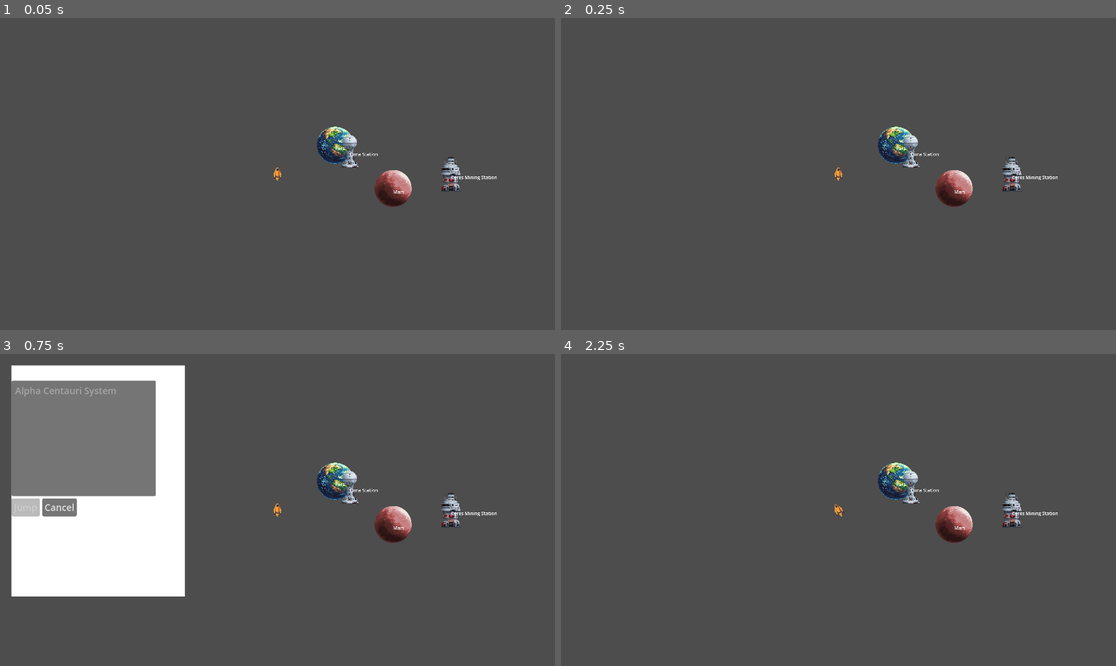
Above: before the commit, frames 1-4 (two rows, left to right).
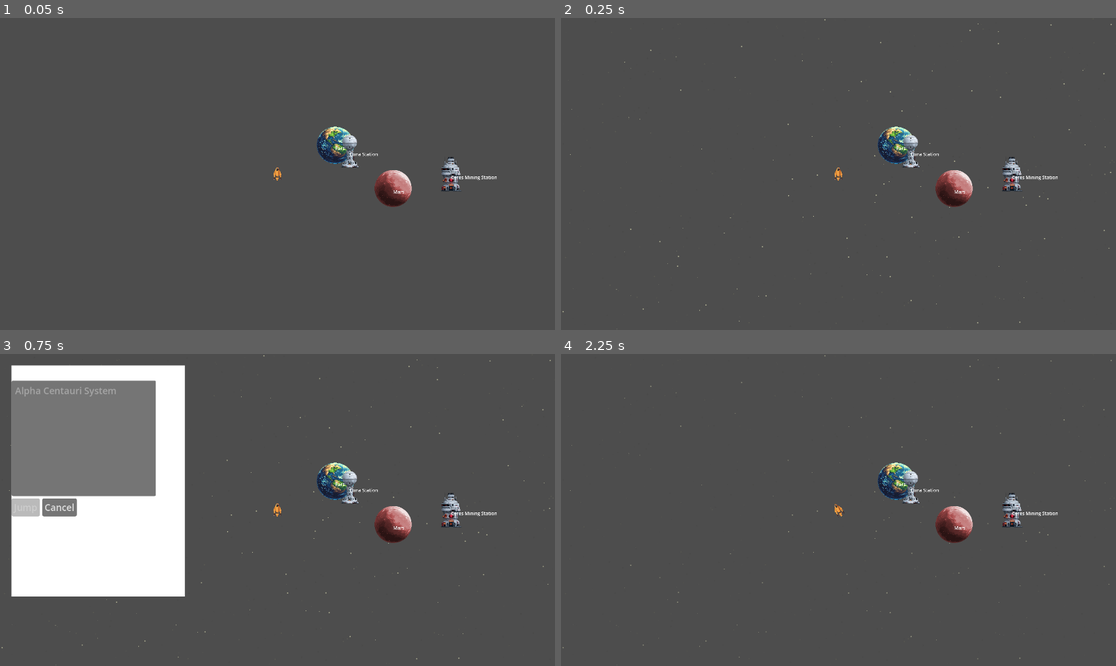
Above: after the commit, the same moments.

Repository: krets/GN_Prototype
Game: Godot game, scene res://scenes/Main.tscn
Two runs of this game, one before a commit and one after it. Both use one fixed random seed, a clock stepped at 60 frames per second and the inputs below.
Inputs:
- Up to frame 1 (0.05 s): no input
- Up to frame 2 (0.25 s): no input
- Up to frame 3 (0.75 s): tap Enter at 0.5 s; hold Right (turn_right) from 0.53 s (still down); hold H (hyperspace) from 0.53 s (still down)
- Up to frame 4 (2.25 s): release Right (turn_right) at 1.25 s; release H (hyperspace) at 1.25 s; click "Cancel" at 1.25 s; tap Space (interact) at 2, 2.1 s; hold Left (turn_left) from 2.03 s (still down)

Frame 1 is identical in both runs. In frame 2, less than 0.1% of the frame differs, in the area x 0-100%, y 0-100%; in frame 3, less than 0.1%; in frame 4, less than 0.1%.

Commit message:
Starfield v1 added
Like the title says.

Diff:
--- a/data/universe.json
+++ b/data/universe.json
@@ -5,6 +5,16 @@
 	  "description": "The birthplace of humanity",
 	  "background": "res://backgrounds/sol_nebula.png",
 	  "connections": ["alpha_centauri"],
+	  "starfield": {
+		"layer_count": 3,
+		"base_density": 150,
+		"base_color": "#FFFFCC",
+		"parallax_speeds": [0.0, -0.5, -1],
+		"brightness_falloff": [1.0, 0.5, 0.2],
+		"size_range": [1.0, 4.0],
+		"twinkle_enabled": true,
+		"colored_stars": false
+	  },
 	  "celestial_bodies": [
 		{
 		  "id": "earth",
@@ -65,6 +75,17 @@
 	  "description": "Humanity's first interstellar colony",
 	  "background": "res://backgrounds/alpha_centauri_nebula.png",
 	  "connections": ["sol_system"],
+	  "starfield": {
+		"layer_count": 5,
+		"base_density": 200,
+		"base_color": "#CCCCFF",
+		"parallax_speeds": [0.0, 0.2, 0.4, 0.7, 1.0],
+		"brightness_falloff": [1.0, 0.9, 0.7, 0.5, 0.3],
+		"size_range": [1.0, 4.0],
+		"twinkle_enabled": true,
+		"colored_stars": true,
+		"star_colors": ["#FFFFFF", "#CCCCFF", "#FFCCCC", "#CCFFCC"]
+	  },
 	  "celestial_bodies": [
 		{
 		  "id": "proxima_b",
--- /dev/null
+++ b/scripts/StarfieldManager.gd
@@ -0,0 +1,194 @@
+# =============================================================================
+# STARFIELD MANAGER - Handles procedural parallax starfield generation
+# =============================================================================
+# StarfieldManager.gd
+extends Node2D
+class_name StarfieldManager
+
+@export var viewport_size: Vector2 = Vector2(2048, 2048)  # Size of star generation area
+@export var buffer_zone: float = 512.0  # Extra area around viewport
+
+var starfield_layers: Array[Node2D] = []
+var current_config: Dictionary = {}
+var player_reference: Node2D = null
+
+# Default starfield configuration
+var default_config = {
+	"layer_count": 4,
+	"base_density": 100,  # Stars per 1000x1000 area on closest layer
+	"base_color": "#FFFFFF",
+	"parallax_speeds": [1.0, 0.7, 0.4, 0.2],  # Speed multipliers per layer (closest to farthest)
+	"brightness_falloff": [1.0, 0.8, 0.6, 0.4],  # Brightness per layer
+	"size_range": [1.0, 3.0],  # Min/max star size
+	"twinkle_enabled": false,
+	"colored_stars": false,
+	"star_colors": ["#FFFFFF", "#FFFFAA", "#AAAAFF", "#FFAAAA"]
+}
+
+func _ready():
+	# Wait for player to be available
+	await get_tree().create_timer(0.1).timeout
+	player_reference = UniverseManager.player_ship
+
+	if player_reference:
+		setup_starfield()
+
+	# Listen for system changes
+	UniverseManager.system_changed.connect(_on_system_changed)
+
+func _process(delta):
+	if player_reference and starfield_layers.size() > 0:
+		update_parallax()
+
+func setup_starfield():
+	var system_data = UniverseManager.get_current_system()
+	current_config = merge_configs(default_config, system_data.get("starfield", {}))
+
+	clear_starfield()
+	generate_starfield_layers()
+
+func merge_configs(base: Dictionary, override: Dictionary) -> Dictionary:
+	var merged = base.duplicate(true)
+	for key in override:
+		merged[key] = override[key]
+	return merged
+
+func clear_starfield():
+	for layer in starfield_layers:
+		layer.queue_free()
+	starfield_layers.clear()
+
+func generate_starfield_layers():
+	var layer_count = current_config.layer_count
+
+	for i in range(layer_count):
+		var layer = Node2D.new()
+		layer.name = "StarLayer_" + str(i)
+		add_child(layer)
+		starfield_layers.append(layer)
+
+		generate_stars_for_layer(layer, i)
+
+func generate_stars_for_layer(layer: Node2D, layer_index: int):
+	var layer_count = current_config.layer_count
+	var base_density = current_config.base_density
+	var parallax_speeds = current_config.get("parallax_speeds", default_config.parallax_speeds)
+	var brightness_values = current_config.get("brightness_falloff", default_config.brightness_falloff)
+
+	# Calculate density for this layer (deeper layers have more stars)
+	var depth_multiplier = 1.0 + (layer_index * 0.5)  # Each layer back gets 50% more stars
+	var layer_density = base_density * depth_multiplier
+
+	# Calculate area and number of stars
+	var area = viewport_size.x * viewport_size.y
+	var star_count = int((area / 1000000.0) * layer_density)  # Normalize to 1000x1000 area
+
+	# Get brightness for this layer
+	var brightness = brightness_values[layer_index] if layer_index < brightness_values.size() else 0.2
+
+	# Generate stars
+	for i in range(star_count):
+		create_star(layer, layer_index, brightness)
+
+func create_star(layer: Node2D, layer_index: int, brightness: float):
+	var star = Node2D.new()
+	var sprite = Sprite2D.new()
+
+	# Create star texture procedurally
+	var star_texture = create_star_texture(layer_index, brightness)
+	sprite.texture = star_texture
+
+	# Random position within expanded viewport
+	var half_size = viewport_size * 0.5
+	var buffer = buffer_zone
+	star.position = Vector2(
+		randf_range(-half_size.x - buffer, half_size.x + buffer),
+		randf_range(-half_size.y - buffer, half_size.y + buffer)
+	)
+
+	# Random rotation for visual variety
+	star.rotation = randf() * TAU
+
+	# Add twinkle animation if enabled
+	if current_config.get("twinkle_enabled", false):
+		add_twinkle_animation(sprite, layer_index)
+
+	star.add_child(sprite)
+	layer.add_child(star)
+
+func create_star_texture(layer_index: int, brightness: float) -> ImageTexture:
+	var size_range = current_config.get("size_range", default_config.size_range)
+	var star_size = int(randf_range(size_range[0], size_range[1]))
+
+	# Ensure minimum size of 1
+	star_size = max(1, star_size)
+
+	var image = Image.create(star_size * 2, star_size * 2, false, Image.FORMAT_RGBA8)
+	var center = Vector2(star_size, star_size)
+
+	# Get star color
+	var star_color = get_star_color(layer_index, brightness)
+
+	# Draw star (simple filled circle)
+	for x in range(star_size * 2):
+		for y in range(star_size * 2):
+			var distance = Vector2(x, y).distance_to(center)
+			if distance <= star_size:
+				# Create soft edge with alpha falloff
+				var alpha = 1.0 - (distance / star_size)
+				alpha = clamp(alpha, 0.0, 1.0)
+
+				var pixel_color = star_color
+				pixel_color.a = alpha * brightness
+				image.set_pixel(x, y, pixel_color)
+
+	var texture = ImageTexture.new()
+	texture.set_image(image)
+	return texture
+
+func get_star_color(layer_index: int, brightness: float) -> Color:
+	var base_color_str = current_config.get("base_color", "#FFFFFF")
+	var base_color = Color(base_color_str)
+
+	if current_config.get("colored_stars", false):
+		var colors = current_config.get("star_colors", default_config.star_colors)
+		var color_str = colors[randi() % colors.size()]
+		base_color = Color(color_str)
+
+	# Apply brightness
+	base_color.r *= brightness
+	base_color.g *= brightness
+	base_color.b *= brightness
+
+	return base_color
+
+func add_twinkle_animation(sprite: Sprite2D, layer_index: int):
+	var tween = create_tween()
+	tween.set_loops()
+
+	var twinkle_speed = 1.0 + randf() * 2.0  # Random twinkle speed
+	var min_alpha = 0.3 + (layer_index * 0.1)  # Deeper layers twinkle less
+
+	tween.tween_property(sprite, "modulate:a", min_alpha, twinkle_speed)
+	tween.tween_property(sprite, "modulate:a", 1.0, twinkle_speed)
+
+func update_parallax():
+	if not player_reference:
+		return
+
+	var player_pos = player_reference.global_position
+	var parallax_speeds = current_config.get("parallax_speeds", default_config.parallax_speeds)
+
+	for i in range(starfield_layers.size()):
+		var layer = starfield_layers[i]
+		var speed = parallax_speeds[i] if i < parallax_speeds.size() else 0.1
+
+		# Simple parallax: multiply player movement by speed
+		# speed = 0.0: no movement (static relative to screen)
+		# speed = 1.0: full movement (moves with planets)
+		layer.position = -player_pos * speed
+
+func _on_system_changed(system_id: String):
+	# Small delay to ensure system is fully loaded
+	await get_tree().create_timer(0.1).timeout
+	setup_starfield()
--- a/scripts/SystemScene.gd
+++ b/scripts/SystemScene.gd
@@ -1,5 +1,5 @@
 # =============================================================================
-# SYSTEM SCENE - Container for a star system
+# COMPLETE UPDATED SYSTEMSCENE.GD - Replace your existing SystemScene.gd with this
 # =============================================================================
 # SystemScene.gd
 extends Node2D
@@ -19,6 +19,9 @@
 	clear_system()
 	spawn_celestial_bodies(system_data.get("celestial_bodies", []))
 
+	# ADD STARFIELD SETUP
+	setup_starfield_for_system(system_data)
+
 	# Spawn player at designated location
 	var player = UniverseManager.player_ship
 	if player and player_spawn:
@@ -36,3 +39,16 @@
 		celestial_body.celestial_data = body_data
 		celestial_body.position = Vector2(body_data.position.x, body_data.position.y)
 		celestial_bodies_container.add_child(celestial_body)
+
+func setup_starfield_for_system(system_data: Dictionary):
+	# Find or create starfield manager
+	var starfield = get_node("StarfieldManager") if has_node("StarfieldManager") else null
+
+	if not starfield:
+		# Create new starfield manager
+		var starfield_script = load("res://scripts/StarfieldManager.gd")
+		starfield = starfield_script.new()
+		starfield.name = "StarfieldManager"
+		add_child(starfield)
+		# Move starfield to back so it renders behind everything
+		move_child(starfield, 0)
Not shown, added: scripts/StarfieldManager.gd.uid
